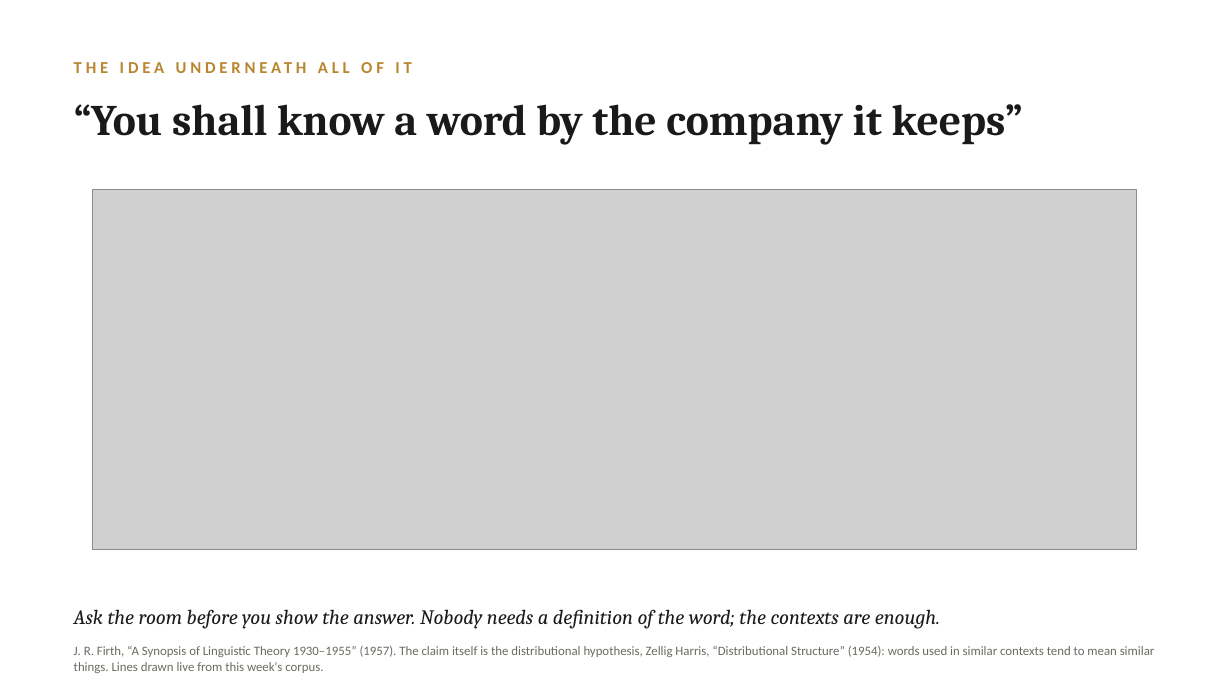
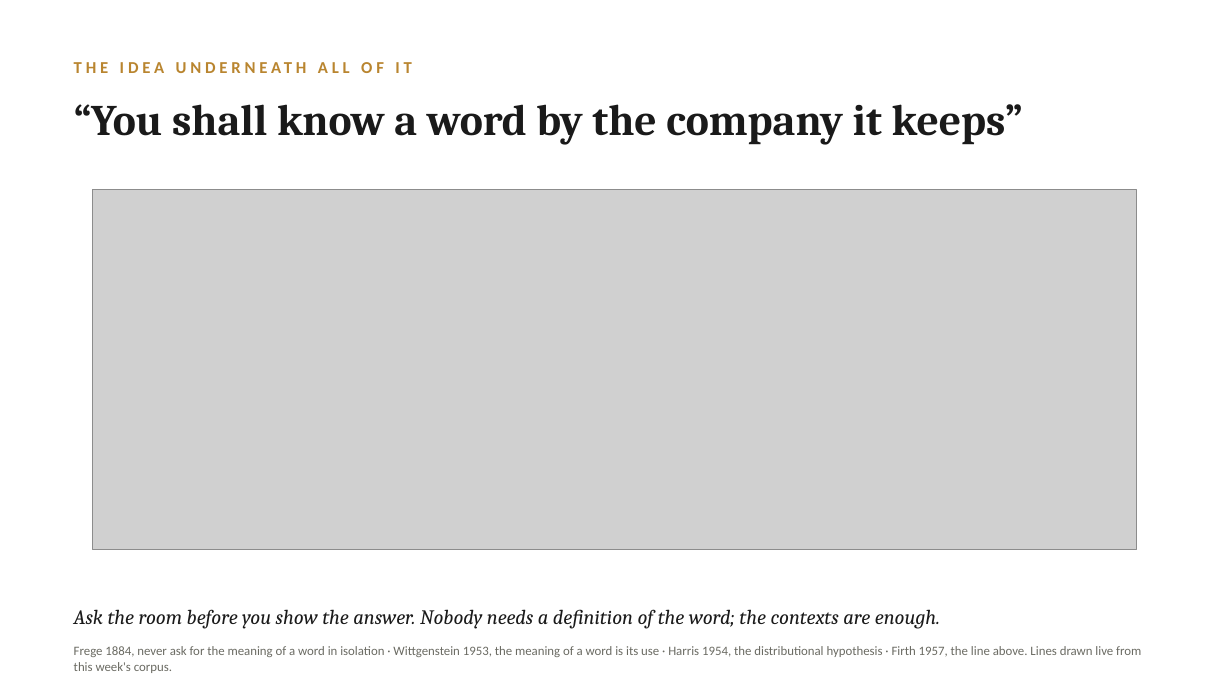
Before and after one commit to lucianli123/culture-as-data-2026, a slide deck: slide 13 of slides/week-04-lecture-draft.pptx. Drawn at 1232x693 pixels with LibreOffice and Linux fonts; fonts in the diff are those of the drawing; grey boxes stand for pictures. Boxes give left, top, right and bottom in pixels: in the first picture for what was removed or moved away, otherwise in the second. Text is boxed around its words. In the diff, an @@ line names an element or a change of style, - is before the commit and + after.

```diff
--- a/slides/week-04-lecture-draft.pptx
+++ b/slides/week-04-lecture-draft.pptx
@@ text at (x1=74, y1=646, x2=1141, y2=673): text changed @@
-J. R. Firth, “A Synopsis of Linguistic Theory 1930–1955” (1957). The claim itself is the distributional hypothesis, Zellig Harris, “Distributional Structure” (1954): words used in similar contexts tend to mean similar things. Lines drawn live from this week's corpus.
+Frege 1884, never ask for the meaning of a word in isolation · Wittgenstein 1953, the meaning of a word is its use · Harris 1954, the distributional hypothesis · Firth 1957, the line above. Lines drawn live from this week's corpus.
```
Also in this commit, not shown: 7 other files.
